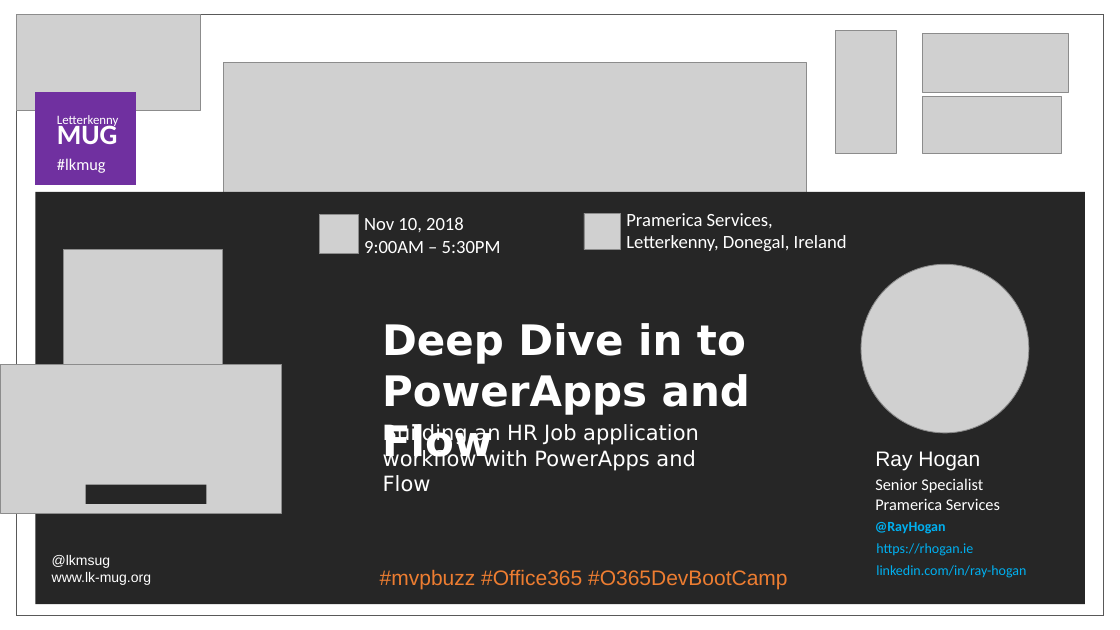
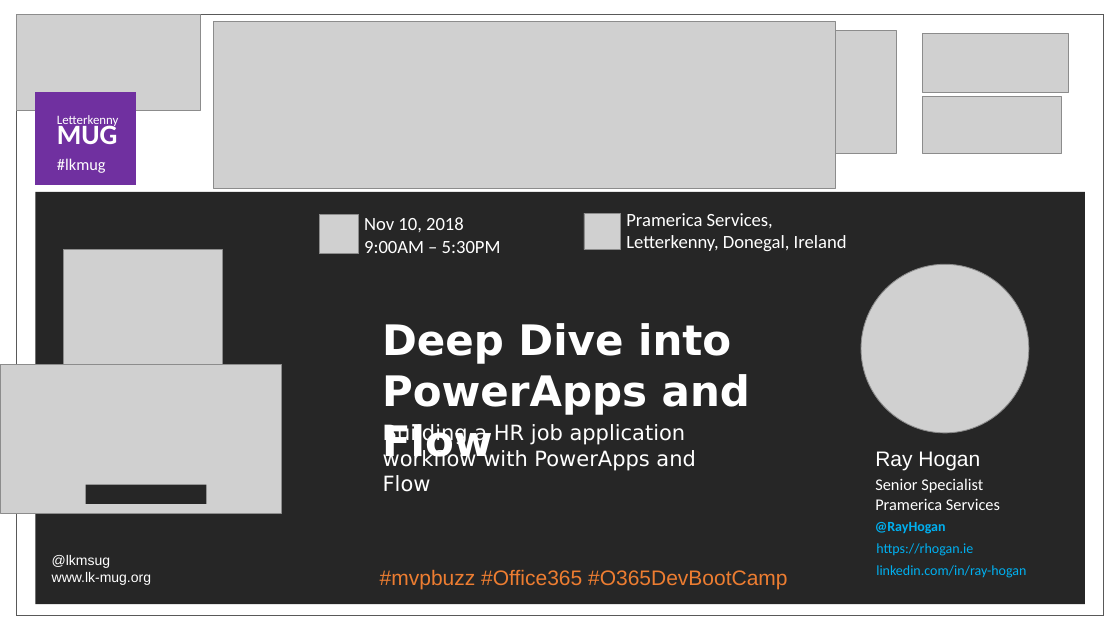
Before and after one commit to LK-MUG/Global-O365-Dev-BootCamp-2018, a slide deck: slide 4 of Presentations/Marketing/Event-Marketing-Slide.pptx. Drawn at 1120x630 pixels with LibreOffice and Linux fonts; fonts in the diff are those of the drawing; grey boxes stand for pictures. Boxes give left, top, right and bottom in pixels: in the first picture for what was removed or moved away, otherwise in the second. Text is boxed around its words. In the diff, an @@ line names an element or a change of style, - is before the commit and + after.

```diff
--- a/Presentations/Marketing/Event-Marketing-Slide.pptx
+++ b/Presentations/Marketing/Event-Marketing-Slide.pptx
@@ picture: place and size @@
-picture at box(223, 63, 807, 220)
+picture at box(213, 21, 835, 188)
@@ text at box(382, 323, 750, 466): spaces changed @@
-Deep Dive in to PowerApps and Flow
+Deep Dive into PowerApps and Flow
@@ text at box(383, 423, 695, 471): text changed @@
-Building an HR Job application workflow with PowerApps and Flow
+Building a HR job application workflow with PowerApps and Flow
```
Also in this commit, not shown: 8 other slides changed, 2 slides removed, 2 other files.
